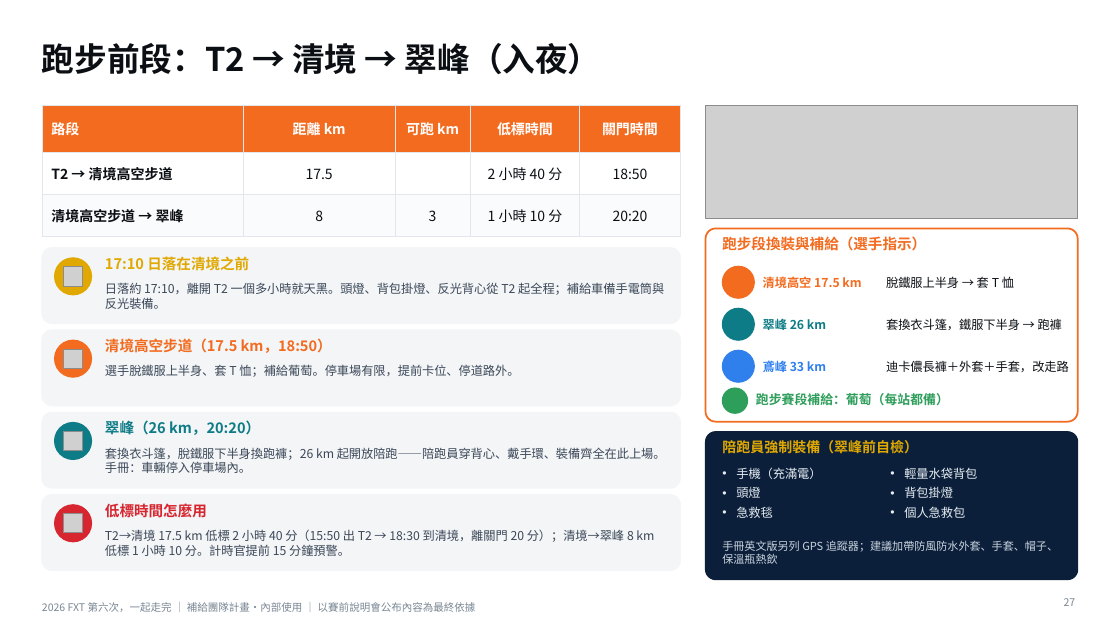
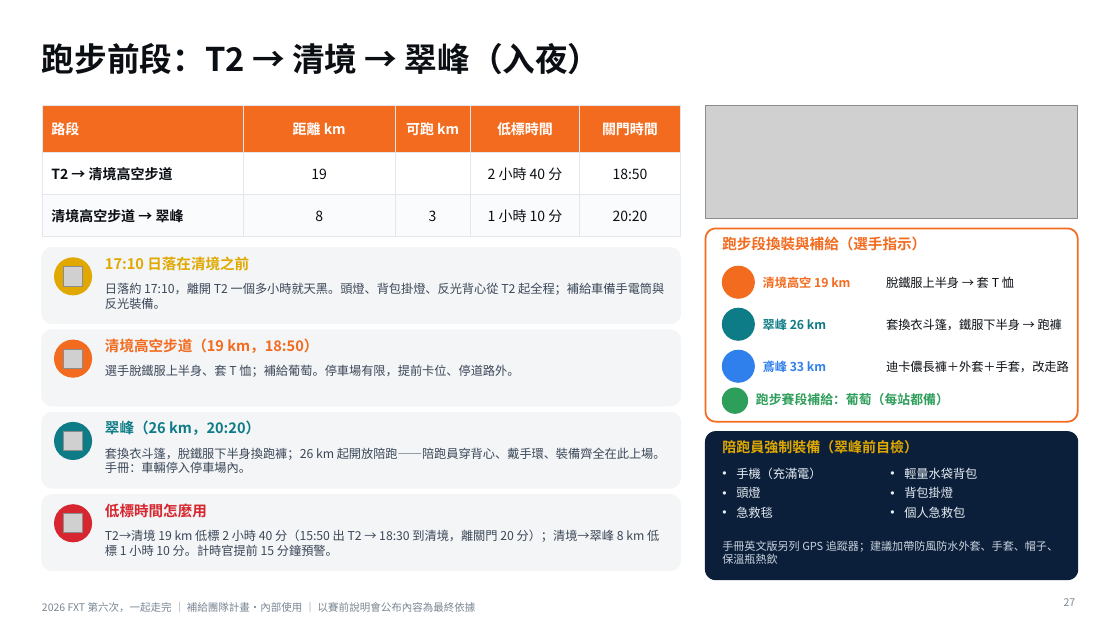
Before and after one commit to powermovebboy-sys/Race-site, a slide deck: slide 27 of deck/2026_FXT_第六次一起走完.pptx. Drawn at 1120x630 pixels with LibreOffice and Linux fonts; fonts in the diff are those of the drawing; grey boxes stand for pictures; background and template pictures are left out. Boxes give left, top, right and bottom in pixels: in the first picture for what was removed or moved away, otherwise in the second. Text is boxed around its words. In the diff, an @@ line names an element or a change of style, - is before the commit and + after.

```diff
--- a/deck/2026_FXT_第六次一起走完.pptx
+++ b/deck/2026_FXT_第六次一起走完.pptx
@@ table at [42,105,681,229] @@
-row 2, column 2: 17.5
+row 2, column 2: 19
@@ text at [763,276,850,288]: text changed @@
-清境高空 17.5 km
+清境高空 19 km
@@ text at [105,338,318,353]: text changed @@
-清境高空步道（17.5 km，18:50）
+清境高空步道（19 km，18:50）
@@ text at [105,529,659,556]: text changed @@
-T2→清境 17.5 km 低標 2 小時 40 分（15:50 出 T2 → 18:30 到清境，離關門 20 分）；清境→翠峰 8 km 低標 1 小時 10 分。計時官提前 15 分鐘預警。
+T2→清境 19 km 低標 2 小時 40 分（15:50 出 T2 → 18:30 到清境，離關門 20 分）；清境→翠峰 8 km 低標 1 小時 10 分。計時官提前 15 分鐘預警。
```
Also in this commit, not shown: 3 other slides changed, 8 other files.
